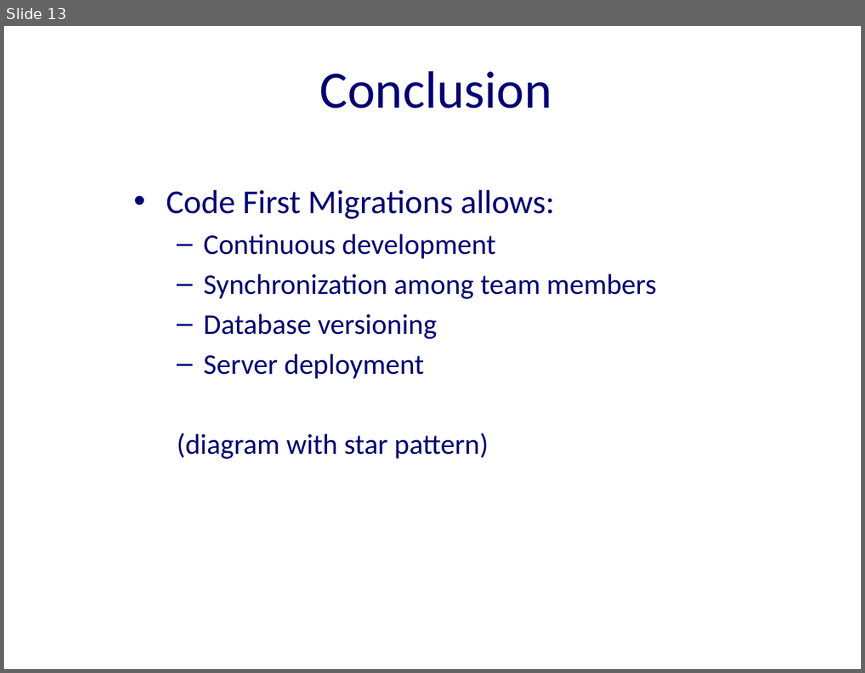
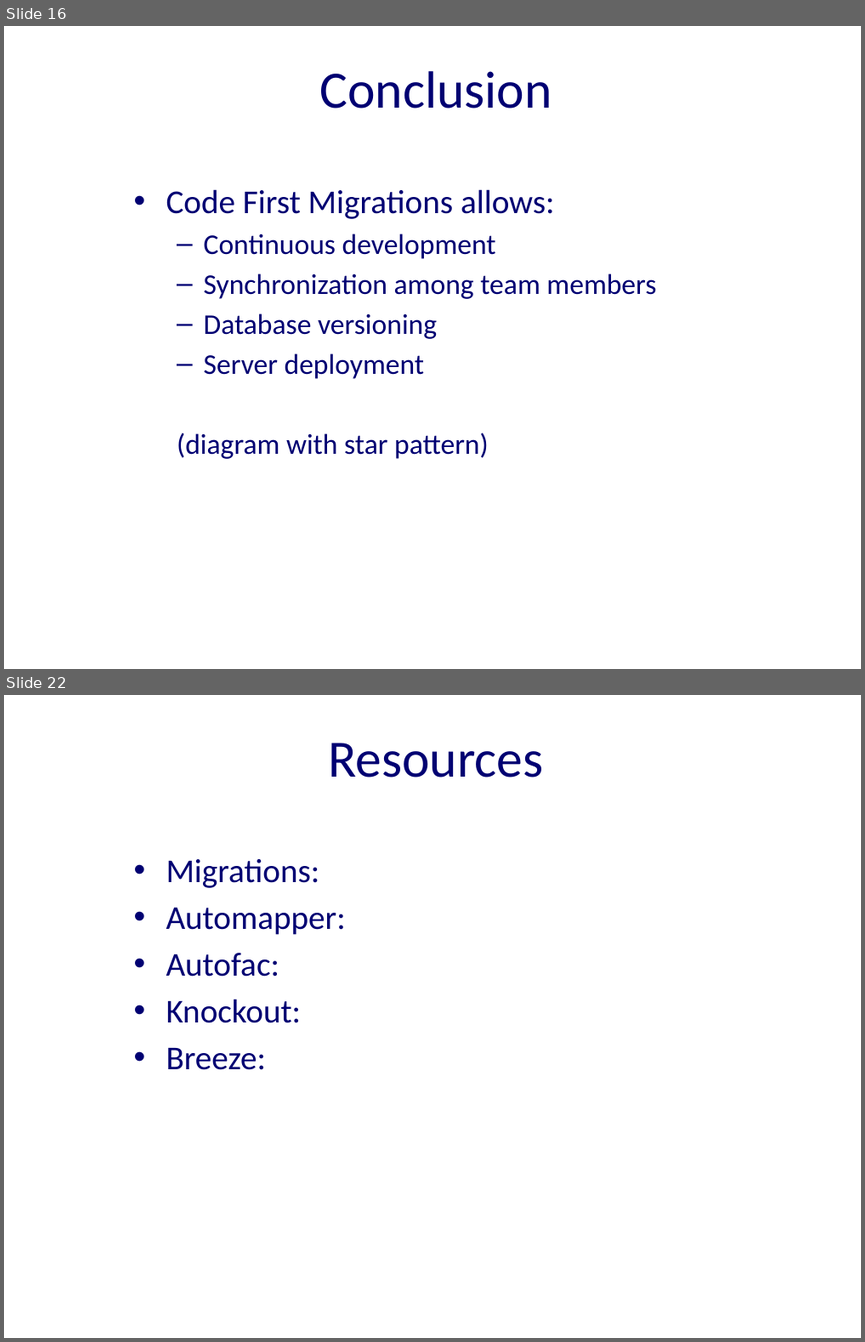
Before and after one commit to excellalabs/ExcellaLean, a slide deck: _presentations/CodeFirstMigrations.pptx. Shown one above the other, each under a label of ours: slide 13 before the commit, slides 16 and 22 after it; the slides between them are not shown. The pictures are 865x673 and 865x1342 pixels, drawn with LibreOffice and Linux fonts; fonts in the diff are those of the drawing; background and template pictures are left out. Boxes give left, top, right and bottom in pixels: in the first picture for what was removed or moved away, otherwise in the second. Text is boxed around its words. In the diff, an @@ line names an element or a change of style, - is before the commit and + after.

```diff
--- a/_presentations/CodeFirstMigrations.pptx
+++ b/_presentations/CodeFirstMigrations.pptx
@@ slide 22 added at [4, 695, 861, 1338], background #FFFFFF @@
@@ title added at [328, 743, 543, 777], 44 pt, text #000072 @@
+Resources
@@ text added at [166, 859, 346, 1070], 28 pt, text #000072 @@
+• Migrations:
+• Automapper:
+• Autofac:
+• Knockout:
+• Breeze:
@@ what was slide 13 is now slide 16 @@
```
Also in this commit, not shown: 1 slide changed, 8 other slides added, 1 slide removed.
